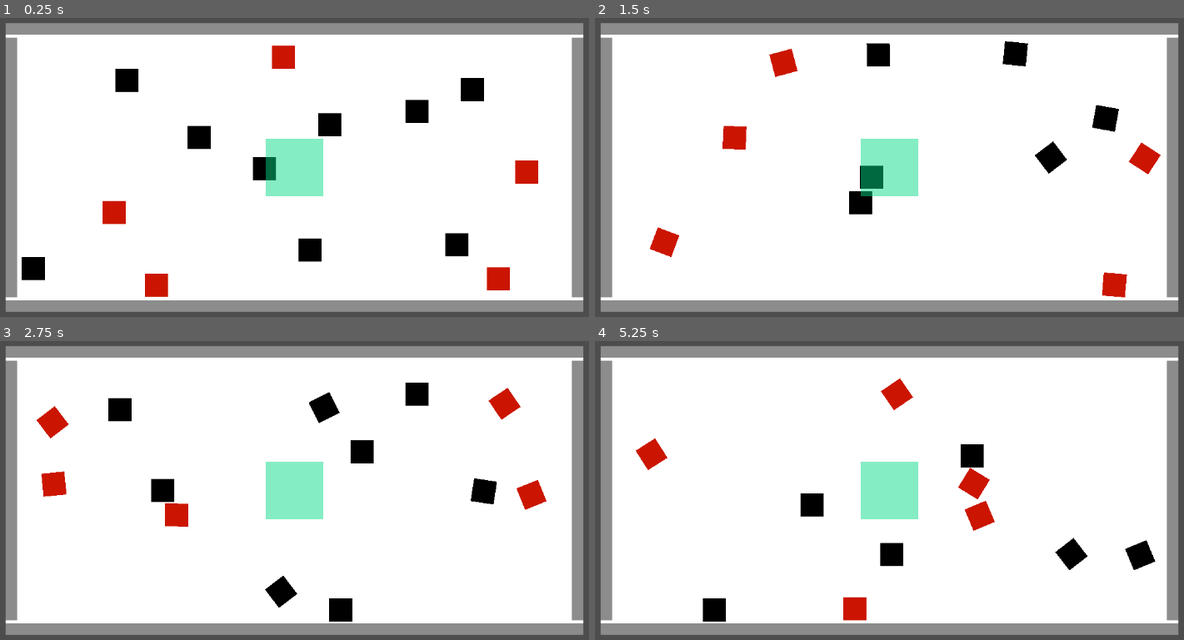
Above: before the commit, frames 1-4 (two rows, left to right).
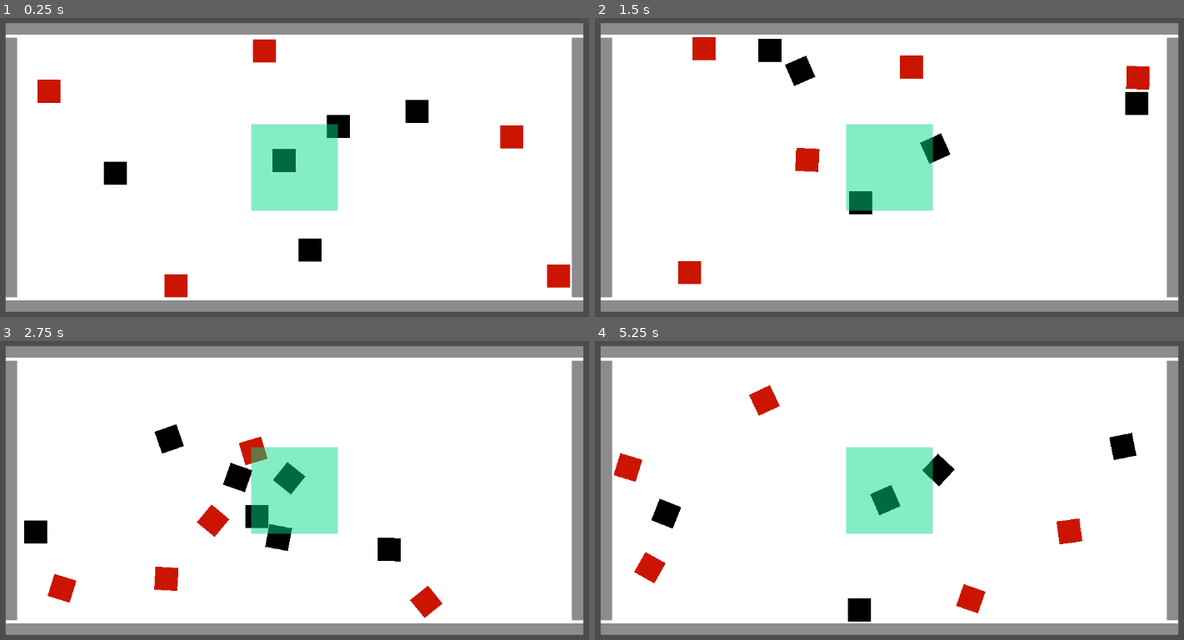
Above: after the commit, the same moments.

Repository: Resistance-R/NaturalSelection
Game: Godot game, scene res://Scenes/main.tscn
Same seed, same stepped clock (60 frames per second), same inputs: the game is played once before the commit and once after it.
Inputs:
- Up to frame 1 (0.25 s): no input
- Up to frame 2 (1.5 s): no input
- Up to frame 3 (2.75 s): no input
- Up to frame 4 (5.25 s): no input

The runs differ from the first frame. In frame 1, 7.9% of the frame differs, in the area x 3-97%, y 6-94%; in frame 2, 8.2%; in frame 3, 9.9%, in the area x 4-93%, y 13-94%; in frame 4, 8.8%.

Commit message:
fix required
changing prey's scale.

Diff:
--- /dev/null
+++ b/Scenes/Outside.gd
@@ -0,0 +1,17 @@
+extends Area2D
+
+signal DeletPrey
+
+# Called when the node enters the scene tree for the first time.
+func _ready():
+	pass
+
+
+# Called every frame. 'delta' is the elapsed time since the previous frame.
+func _process(delta):
+	pass
+
+
+func _on_body_entered(body):
+	if(body.is_in_group("prey")):
+		emit_signal("DeletPrey", body)
--- /dev/null
+++ b/Scenes/SafeZone.gd
@@ -0,0 +1,21 @@
+extends Area2D
+
+signal PredatorChangingVector
+signal PreyChangingVector
+
+func _ready():
+	add_to_group("safe_zone")
+
+
+func _process(delta):
+	pass
+
+func _on_body_entered(body):
+	if(body.is_in_group("predator")):
+		emit_signal("PredatorChangingVector", body)
+
+
+
+func _on_body_exited(body):
+	if(body.is_in_group("prey")):
+		emit_signal("PreyChangingVector", body)
--- a/Scenes/arena.tscn
+++ b/Scenes/arena.tscn
@@ -1,8 +1,12 @@
-[gd_scene load_steps=7 format=3 uid="uid://caxrk345pn63u"]
+[gd_scene load_steps=10 format=3 uid="uid://caxrk345pn63u"]
 
+[ext_resource type="Script" path="res://Scenes/SafeZone.gd" id="1_hnoem"]
 [ext_resource type="Script" path="res://Scenes/Walls.gd" id="1_nva34"]
+[ext_resource type="Script" path="res://Scenes/Outside.gd" id="1_rqorh"]
 
 [sub_resource type="CanvasTexture" id="CanvasTexture_geqvm"]
+
+[sub_resource type="RectangleShape2D" id="RectangleShape2D_yjhk7"]
 
 [sub_resource type="CanvasTexture" id="CanvasTexture_f15j5"]
 
@@ -21,8 +25,32 @@
 scale = Vector2(1000, 500)
 texture = SubResource("CanvasTexture_geqvm")
 
+[node name="Outside" type="Area2D" parent="."]
+script = ExtResource("1_rqorh")
+
+[node name="CollisionShape2D" type="CollisionShape2D" parent="Outside"]
+position = Vector2(1000, 50)
+scale = Vector2(50, 130)
+shape = SubResource("RectangleShape2D_yjhk7")
+
+[node name="CollisionShape2D2" type="CollisionShape2D" parent="Outside"]
+position = Vector2(-1000, 50)
+scale = Vector2(50, 130)
+shape = SubResource("RectangleShape2D_yjhk7")
+
+[node name="CollisionShape2D3" type="CollisionShape2D" parent="Outside"]
+position = Vector2(2.08165e-12, 750)
+scale = Vector2(50, 50)
+shape = SubResource("RectangleShape2D_yjhk7")
+
+[node name="CollisionShape2D4" type="CollisionShape2D" parent="Outside"]
+position = Vector2(2.08165e-12, -750)
+scale = Vector2(50, 50)
+shape = SubResource("RectangleShape2D_yjhk7")
+
 [node name="SafeZone" type="Area2D" parent="."]
-scale = Vector2(100, 100)
+scale = Vector2(150, 150)
+script = ExtResource("1_hnoem")
 
 [node name="SafeZone" type="Sprite2D" parent="SafeZone"]
 modulate = Color(0, 0.854902, 0.509804, 0.482353)
@@ -97,3 +125,7 @@
 position = Vector2(-4.673e-08, 0)
 scale = Vector2(90, 450)
 shape = SubResource("RectangleShape2D_sc3p2")
+
+[connection signal="body_entered" from="Outside" to="Outside" method="_on_body_entered"]
+[connection signal="body_entered" from="SafeZone" to="SafeZone" method="_on_body_entered"]
+[connection signal="body_exited" from="SafeZone" to="SafeZone" method="_on_body_exited"]
--- a/Scenes/main.tscn
+++ b/Scenes/main.tscn
@@ -13,31 +13,19 @@
 [node name="Preys" type="Node2D" parent="."]
 
 [node name="Prey" parent="Preys" instance=ExtResource("2_ptk18")]
-position = Vector2(-182, 0)
+position = Vector2(-327, 62)
 
 [node name="Prey2" parent="Preys" instance=ExtResource("2_ptk18")]
 position = Vector2(42, 160)
-
-[node name="Prey3" parent="Preys" instance=ExtResource("2_ptk18")]
-position = Vector2(-342, -185)
-
-[node name="Prey4" parent="Preys" instance=ExtResource("2_ptk18")]
-position = Vector2(-433, 153)
-
-[node name="Prey5" parent="Preys" instance=ExtResource("2_ptk18")]
-position = Vector2(268, 119)
-
-[node name="Prey6" parent="Preys" instance=ExtResource("2_ptk18")]
-position = Vector2(334, -186)
 
 [node name="Prey7" parent="Preys" instance=ExtResource("2_ptk18")]
 position = Vector2(168, -94)
 
 [node name="Prey8" parent="Preys" instance=ExtResource("2_ptk18")]
-position = Vector2(-52, 47)
+position = Vector2(-18, 33)
 
 [node name="Prey9" parent="Preys" instance=ExtResource("2_ptk18")]
-position = Vector2(8, -69)
+position = Vector2(23, -66)
 
 [node name="Predators" type="Node2D" parent="."]
 
@@ -48,7 +36,7 @@
 position = Vector2(336, -6)
 
 [node name="Predator3" parent="Predators" instance=ExtResource("3_qmq0c")]
-position = Vector2(-391, -11)
+position = Vector2(-403, -155)
 
 [node name="Predator4" parent="Predators" instance=ExtResource("3_qmq0c")]
 position = Vector2(-181, 178)
--- a/Scenes/predator.gd
+++ b/Scenes/predator.gd
@@ -2,11 +2,24 @@
 
 var velocity
 
+var Arena : Node2D
+var SafeZone : Area2D
+
 func _ready():
-	velocity = Vector2(randi_range(-400, 400), randi_range(-400, 400))
+	Arena = get_node("../../Arena/")
+	SafeZone = Arena.get_node("SafeZone")
+
+	SafeZone.connect("PredatorChangingVector", self._SafeZoneImpact)
+
+	velocity = Vector2(randi_range(-450, 450), randi_range(-450, 450))
 	add_to_group("predator")
 	set_linear_velocity(velocity)
 
 func _on_body_entered(body):
-	velocity = Vector2(randi_range(-400, 400), randi_range(-400, 400))
+	velocity = Vector2(randi_range(-450, 450), randi_range(-450, 450))
 	set_linear_velocity(velocity)
+
+func _SafeZoneImpact(predator):
+	if(predator == self):
+		velocity = -velocity
+		self.set_linear_velocity(velocity)
--- a/Scenes/prey.gd
+++ b/Scenes/prey.gd
@@ -2,22 +2,48 @@
 
 var velocity
 
+var Arena : Node2D
+var Outside : Area2D
+var SafeZone : Area2D
+
+var original_size = Vector2(self.global_scale.x, self.global_scale.y)
+var changedXY = original_size - Vector2(randf_range(-0.5, 0.5), randf_range(-0.5, 0.5))
+
 func _ready():
+	Arena = get_node("../../Arena/")
+	SafeZone = Arena.get_node("SafeZone")
+	Outside = Arena.get_node("Outside")
+
+	SafeZone.connect("PreyChangingVector", self._VectorChanged)
+	Outside.connect("DeletPrey", self._DeletingPrey)
+
 	velocity = Vector2(randi_range(-250, 250), randi_range(-250, 250))
 	add_to_group("prey")
 	set_linear_velocity(velocity)
 
-	var preysNode = get_node("../")
-	var prey = get_node(".")
-	var anotherPrey = prey.duplicate()
+	while true:
+		var preysNode = get_node("../")
+		var prey = get_node(".")
+		var anotherPrey = prey.duplicate()
 
-	while true:
-		await get_tree().create_timer(2.5).timeout
-		preysNode.add_child(anotherPrey.duplicate())
+		await get_tree().create_timer(2.0).timeout
+
+		anotherPrey.global_scale = changedXY
+
+		preysNode.add_child(anotherPrey)
 
 func _on_body_entered(body):
 	velocity = Vector2(randi_range(-250, 250), randi_range(-250, 250))
 	set_linear_velocity(velocity)
 
 	if body.is_in_group("predator"):
-		queue_free()
+		self.queue_free()
+
+func _DeletingPrey(prey):
+	if(prey == self):
+		self.queue_free()
+
+func _VectorChanged(prey):
+	if(prey == self):
+		velocity = -velocity
+		self.set_linear_velocity(velocity)
